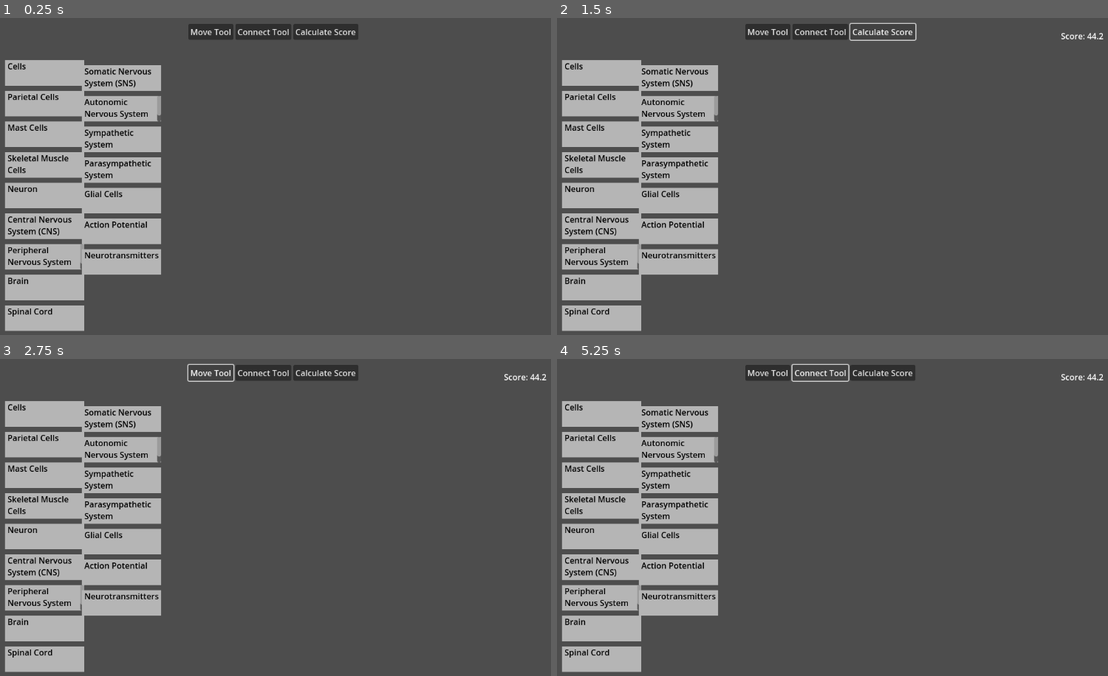
Above: before the commit, frames 1-4 (two rows, left to right).
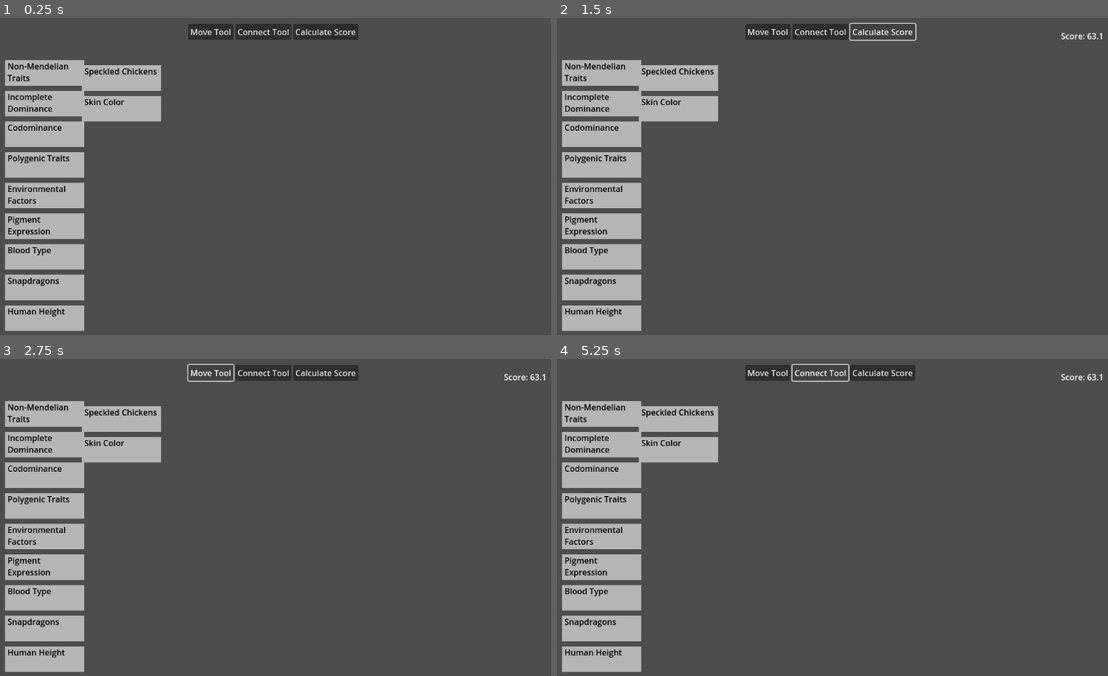
Above: after the commit, the same moments.

Repository: sk337/MindMapGame
Game: Godot game, scene res://scenes/MapGame.tscn
Same seed, same stepped clock (60 frames per second), same inputs: the game is played once before the commit and once after it.
Inputs:
- Up to frame 1 (0.25 s): no input
- Up to frame 2 (1.5 s): click "Move Tool" at 0.5 s; click "Calculate Score" at 1.25 s
- Up to frame 3 (2.75 s): click "Move Tool" at 2 s
- Up to frame 4 (5.25 s): click "Calculate Score" at 2.75 s; click "Move Tool" at 3.5 s; click "Calculate Score" at 4.25 s; click "Connect Tool" at 5 s

The runs differ from the first frame. In frame 1, 7.6% of the frame differs, in the area x 1-30%, y 14-95%; in frame 2, 7.6%, in the area x 1-100%, y 4-95%; in frame 3, 7.6%; in frame 4, 7.6%.

Commit message:
added a second data file (non-mendelian genetics)
for user testing

Diff:
--- /dev/null
+++ b/data/NonMendel.json
@@ -0,0 +1,264 @@
+{
+  "just_items": [
+    "Non-Mendelian Traits",
+    "Incomplete Dominance",
+    "Codominance",
+    "Polygenic Traits",
+    "Environmental Factors",
+    "Pigment Expression",
+    "Blood Type",
+    "Snapdragons",
+    "Human Height",
+    "Speckled Chickens",
+    "Skin Color"
+  ],
+  "categories": [
+    "Types of Non-Mendelian Inheritance",
+    "Genetic Variability Factors",
+    "Examples of Non-Mendelian Traits"
+  ],
+  "item_data": [
+    {
+      "name": "Non-Mendelian Traits",
+      "level": 1,
+      "categories": {
+        "Types of Non-Mendelian Inheritance": 1.00,
+        "Genetic Variability Factors": 0.8,
+        "Examples of Non-Mendelian Traits": 0.9
+      },
+      "relatedness": {
+      	"Non-Mendelian Traits": 1.0,
+        "Incomplete Dominance": 0.9,
+        "Codominance": 0.9,
+        "Polygenic Traits": 0.9,
+        "Environmental Factors": 0.8,
+        "Pigment Expression": 0.7,
+        "Blood Type": 0.6,
+        "Snapdragons": 0.5,
+        "Human Height": 0.5,
+        "Speckled Chickens": 0.6,
+        "Skin Color": 0.5
+      }
+    },
+    {
+      "name": "Incomplete Dominance",
+      "level": 2,
+      "categories": {
+        "Types of Non-Mendelian Inheritance": 1.00,
+        "Genetic Variability Factors": 0.4,
+        "Examples of Non-Mendelian Traits": 0.8
+      },
+      "relatedness": {
+        "Non-Mendelian Traits": 0.9,
+        "Incomplete Dominance": 1.0,
+        "Codominance": 0.7,
+        "Polygenic Traits": 0.4,
+        "Environmental Factors": 0.3,
+        "Pigment Expression": 0.5,
+        "Blood Type": 0.2,
+        "Snapdragons": 0.9,
+        "Human Height": 0.2,
+        "Speckled Chickens": 0.2,
+        "Skin Color": 0.2
+      }
+    },
+    {
+      "name": "Codominance",
+      "level": 2,
+      "categories": {
+        "Types of Non-Mendelian Inheritance": 1.00,
+        "Genetic Variability Factors": 0.4,
+        "Examples of Non-Mendelian Traits": 0.8
+      },
+      "relatedness": {
+        "Non-Mendelian Traits": 0.9,
+        "Incomplete Dominance": 0.7,
+        "Codominance": 1.0,
+        "Polygenic Traits": 0.4,
+        "Environmental Factors": 0.3,
+        "Pigment Expression": 0.5,
+        "Blood Type": 0.9,
+        "Snapdragons": 0.2,
+        "Human Height": 0.2,
+        "Speckled Chickens": 0.9,
+        "Skin Color": 0.2
+      }
+    },
+    {
+      "name": "Polygenic Traits",
+      "level": 2,
+      "categories": {
+        "Types of Non-Mendelian Inheritance": 0.9,
+        "Genetic Variability Factors": 1.00,
+        "Examples of Non-Mendelian Traits": 0.7
+      },
+      "relatedness": {
+        "Non-Mendelian Traits": 0.9,
+        "Incomplete Dominance": 0.4,
+        "Codominance": 0.4,
+        "Polygenic Traits": 1.0,
+        "Environmental Factors": 0.8,
+        "Pigment Expression": 0.6,
+        "Blood Type": 0.2,
+        "Snapdragons": 0.2,
+        "Human Height": 0.9,
+        "Speckled Chickens": 0.2,
+        "Skin Color": 0.9
+      }
+    },
+    {
+      "name": "Environmental Factors",
+      "level": 2,
+      "categories": {
+        "Types of Non-Mendelian Inheritance": 0.4,
+        "Genetic Variability Factors": 1.00,
+        "Examples of Non-Mendelian Traits": 0.5
+      },
+      "relatedness": {
+        "Non-Mendelian Traits": 0.8,
+        "Incomplete Dominance": 0.3,
+        "Codominance": 0.3,
+        "Polygenic Traits": 0.8,
+        "Environmental Factors": 1.0,
+        "Pigment Expression": 0.7,
+        "Blood Type": 0.2,
+        "Snapdragons": 0.2,
+        "Human Height": 0.8,
+        "Speckled Chickens": 0.2,
+        "Skin Color": 0.8
+      }
+    },
+    {
+      "name": "Pigment Expression",
+      "level": 2,
+      "categories": {
+        "Types of Non-Mendelian Inheritance": 0.7,
+        "Genetic Variability Factors": 0.9,
+        "Examples of Non-Mendelian Traits": 0.4
+      },
+      "relatedness": {
+        "Non-Mendelian Traits": 0.7,
+        "Incomplete Dominance": 0.5,
+        "Codominance": 0.5,
+        "Polygenic Traits": 0.6,
+        "Environmental Factors": 0.7,
+        "Pigment Expression": 1.0,
+        "Blood Type": 0.2,
+        "Snapdragons": 0.6,
+        "Human Height": 0.3,
+        "Speckled Chickens": 0.4,
+        "Skin Color": 0.6
+      }
+    },
+    {
+      "name": "Blood Type",
+      "level": 3,
+      "categories": {
+        "Types of Non-Mendelian Inheritance": 0.8,
+        "Genetic Variability Factors": 0.2,
+        "Examples of Non-Mendelian Traits": 0.9
+      },
+      "relatedness": {
+        "Non-Mendelian Traits": 0.6,
+        "Incomplete Dominance": 0.2,
+        "Codominance": 0.9,
+        "Polygenic Traits": 0.2,
+        "Environmental Factors": 0.2,
+        "Pigment Expression": 0.2,
+        "Blood Type": 1.0,
+        "Snapdragons": 0.1,
+        "Human Height": 0.1,
+        "Speckled Chickens": 0.7,
+        "Skin Color": 0.1
+      }
+    },
+    {
+      "name": "Snapdragons",
+      "level": 3,
+      "categories": {
+        "Types of Non-Mendelian Inheritance": 0.9,
+        "Genetic Variability Factors": 0.2,
+        "Examples of Non-Mendelian Traits": 1.0
+      },
+      "relatedness": {
+        "Non-Mendelian Traits": 0.5,
+        "Incomplete Dominance": 0.9,
+        "Codominance": 0.1,
+        "Polygenic Traits": 0.2,
+        "Environmental Factors": 0.2,
+        "Pigment Expression": 0.6,
+        "Blood Type": 0.1,
+        "Snapdragons": 1.0,
+        "Human Height": 0.1,
+        "Speckled Chickens": 0.2,
+        "Skin Color": 0.1
+      }
+    },
+    {
+      "name": "Human Height",
+      "level": 3,
+      "categories": {
+        "Types of Non-Mendelian Inheritance": 0.6,
+        "Genetic Variability Factors": 0.9,
+        "Examples of Non-Mendelian Traits": 0.7
+      },
+      "relatedness": {
+        "Non-Mendelian Traits": 0.5,
+        "Incomplete Dominance": 0.2,
+        "Codominance": 0.2,
+        "Polygenic Traits": 0.9,
+        "Environmental Factors": 0.8,
+        "Pigment Expression": 0.3,
+        "Blood Type": 0.1,
+        "Snapdragons": 0.1,
+        "Human Height": 1.0,
+        "Speckled Chickens": 0.1,
+        "Skin Color": 0.9
+      }
+    },
+    {
+      "name": "Speckled Chickens",
+      "level": 3,
+      "categories": {
+        "Types of Non-Mendelian Inheritance": 0.8,
+        "Genetic Variability Factors": 0.2,
+        "Examples of Non-Mendelian Traits": 1.0
+      },
+      "relatedness": {
+        "Non-Mendelian Traits": 0.6,
+        "Incomplete Dominance": 0.2,
+        "Codominance": 0.9,
+        "Polygenic Traits": 0.2,
+        "Environmental Factors": 0.2,
+        "Pigment Expression": 0.4,
+        "Blood Type": 0.7,
+        "Snapdragons": 0.2,
+        "Human Height": 0.1,
+        "Speckled Chickens": 1.0,
+        "Skin Color": 0.1
+      }
+    },
+    {
+      "name": "Skin Color",
+      "level": 3,
+      "categories": {
+        "Types of Non-Mendelian Inheritance": 0.6,
+        "Genetic Variability Factors": 0.9,
+        "Examples of Non-Mendelian Traits": 0.7
+      },
+      "relatedness": {
+        "Non-Mendelian Traits": 0.5,
+        "Incomplete Dominance": 0.2,
+        "Codominance": 0.2,
+        "Polygenic Traits": 0.9,
+        "Environmental Factors": 0.8,
+        "Pigment Expression": 0.6,
+        "Blood Type": 0.1,
+        "Snapdragons": 0.1,
+        "Human Height": 0.9,
+        "Speckled Chickens": 0.1,
+        "Skin Color": 1.0
+      }
+    }
+  ]
+}
--- a/scripts/LoadData.gd
+++ b/scripts/LoadData.gd
@@ -1,7 +1,8 @@
 extends Node2D
 
 # the path to the JSON file
-var json_path = "res://data/NeuronsData.json"
+# var json_path = "res://data/NeuronsData.json"
+var json_path = "res://data/NonMendel.json"
 
 # Called when the node enters the scene tree for the first time.
 func _ready():
--- a/scripts/MapGame.gd
+++ b/scripts/MapGame.gd
@@ -1,6 +1,7 @@
 extends Node2D
 # the path to the JSON file
-var json_path = "res://data/NeuronsData.json"
+#var json_path = "res://data/NeuronsData.json"
+var json_path = "res://data/NonMendel.json"
 var term_scene_path = "res://scenes/Term.tscn"
 var connector_line_scene_path = "res://scenes/ConnectorLine.tscn"
 enum Tools {MOVE, CONNECT}
@@ -141,8 +142,9 @@
 		else: #input was not a mouse button
 			#handle movement mid-line creation
 			if first_clicked_term and line_in_progress:
-				if not event is InputEventGesture and event.global_position:
-					line_in_progress.set_point_position(1, first_clicked_term.to_local(event.global_position))
+				if event is InputEventMouseMotion :
+					if event.global_position:
+						line_in_progress.set_point_position(1, first_clicked_term.to_local(event.global_position))
 
 func update_lines_for_term(changed_term):
 	# move start and end points of lines where this term is the start
@@ -253,7 +255,7 @@
 	current_tool = Tools.MOVE
 	for term in get_tree().get_nodes_in_group("terms"):
 		term.set_tool_mode("move")
-	calculate_score()
+	# calculate_score()
 
 func _on_connect_terms_tool_button_pressed():
 	current_tool = Tools.CONNECT
@@ -267,7 +269,6 @@
 			return term
 	return null
 
-
 func _on_calculate_score_button_pressed():
 	var score = calculate_score()
 	$UI/ScoreBox.text = "Score: " + str(score)
Not shown, changed: HTML Export/index.html
Not shown, changed: HTML Export/index.pck
